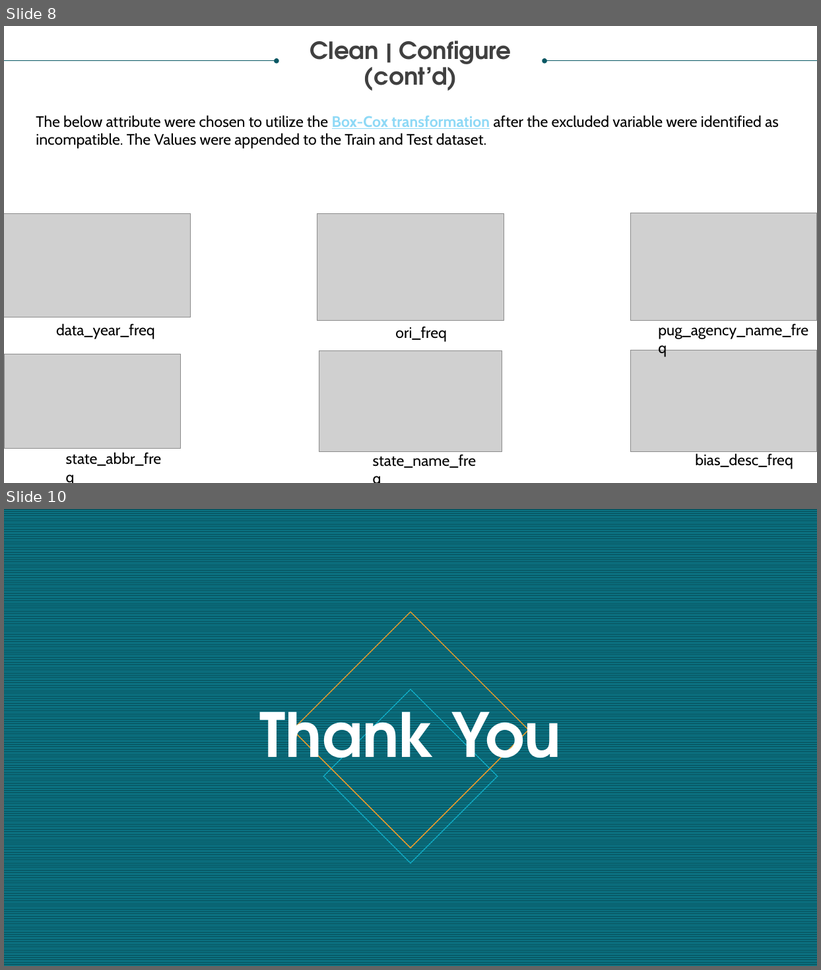
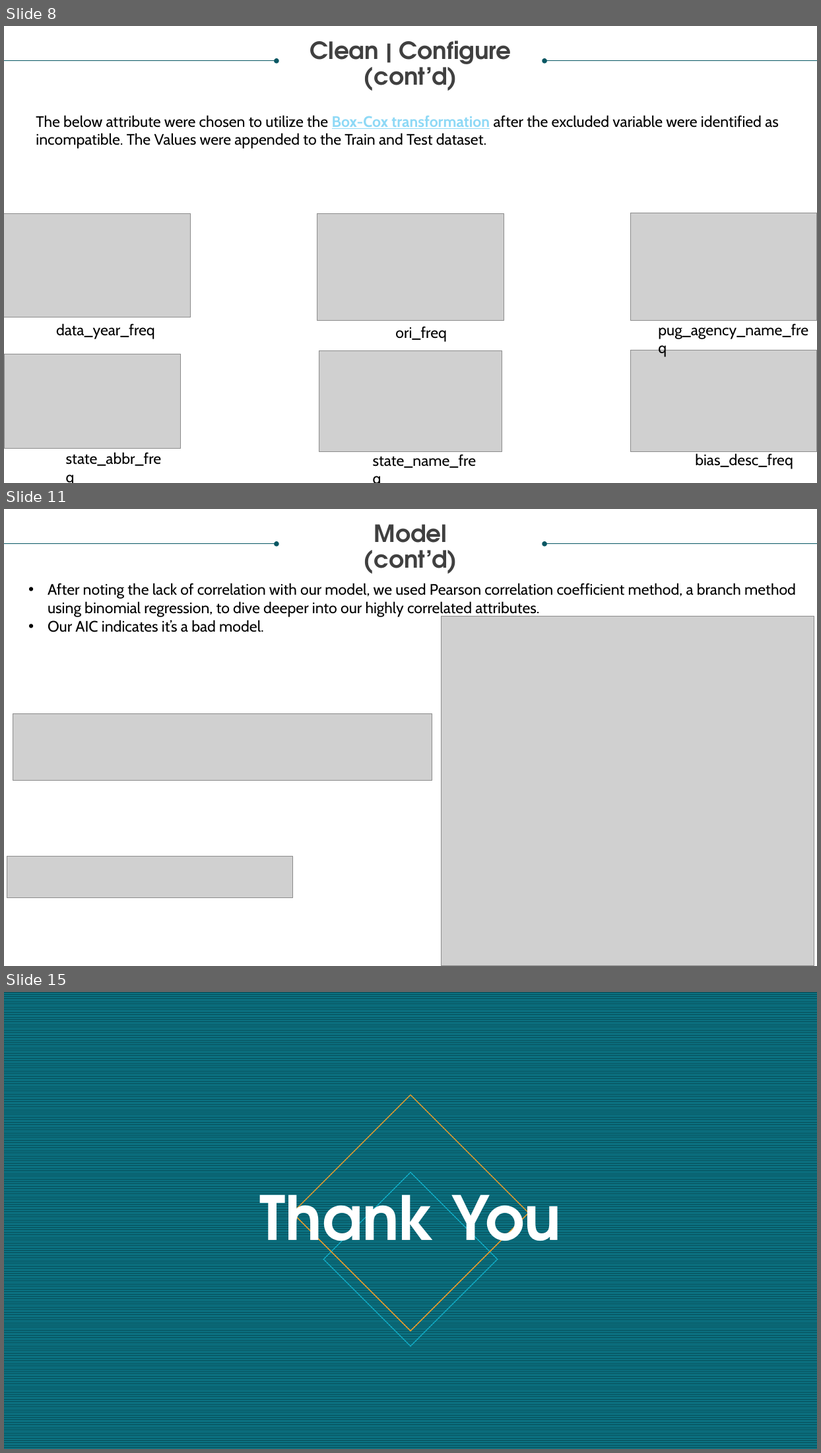
Before and after one commit to GitableGabe/Data621_Collab, a slide deck: DATA 621_FINAL.pptx. Shown one above the other, each under a label of ours: slides 8 and 10 before the commit, slides 8, 11 and 15 after it; the slides between them are not shown. The pictures are 821x970 and 821x1453 pixels, drawn with LibreOffice and Linux fonts; fonts in the diff are those of the drawing; grey boxes stand for pictures. Boxes give left, top, right and bottom in pixels: in the first picture for what was removed or moved away, otherwise in the second. Text is boxed around its words. In the diff, an @@ line names an element or a change of style, - is before the commit and + after.

```diff
--- a/DATA 621_FINAL.pptx
+++ b/DATA 621_FINAL.pptx
@@ slide 11 added at <box>4,509,817,966</box>, background #FFFFFF @@
@@ text added at <box>364,524,457,574</box>, 28 pt, text #404040, bold @@
+Model
+(cont’d)
@@ arrow added from (4, 544) to (277, 544), #085764 0.5 pt @@
@@ arrow added from (817, 544) to (545, 544), #085764 0.5 pt @@
@@ text added at <box>48,583,796,632</box>, 18 pt, text #000000 @@
+• After noting the lack of correlation with our model, we used Pearson correlation coefficient method, a branch method using binomial regression, to dive deeper into our highly correlated attributes.
+• Our AIC indicates it’s a bad model.
@@ picture added at <box>442,617,814,966</box> @@
@@ picture added at <box>13,714,433,780</box> @@
@@ picture added at <box>7,857,293,899</box> @@
@@ what was slide 10 is now slide 15 @@
```
Also in this commit, not shown: 3 slides changed, 5 other slides added, 1 slide removed, 2 other files.
